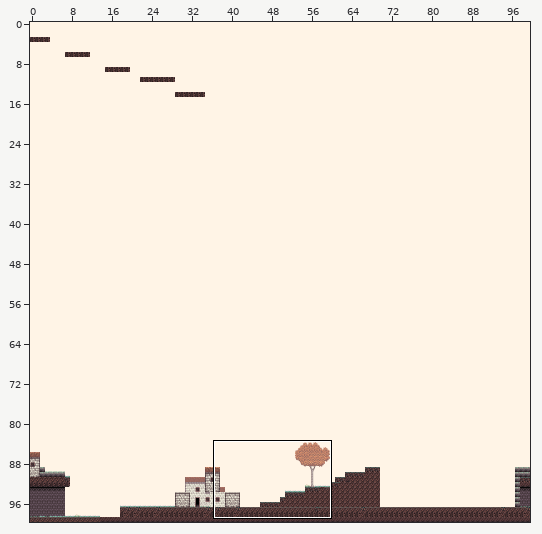
Two versions of a level (Tiled map, resources/level_bcs.tmx). The first picture is a wide view before the edit; the outline marks the close-up.
Close-up. As it was:
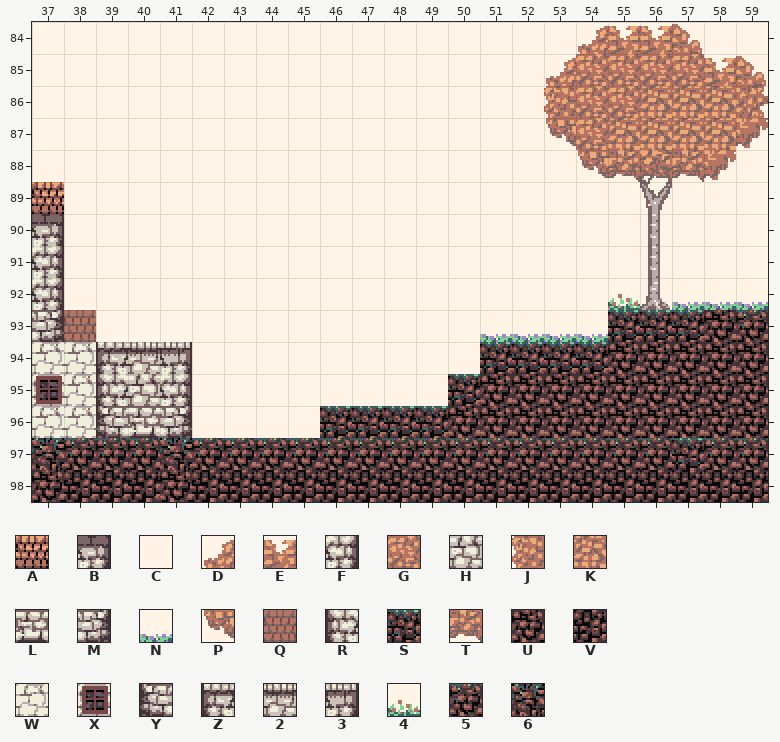
Cells are 32x32 px. Shown: x 37..59, y 84..98.
Key: from "tiles1": A 40, B 61, C 67, D 68, E 69, F 81, G 88, H 100, J 107, K 110, L 120, M 121, N 124, P 127, Q 136, R 139, S 140, T 149, U 160, V 161, W 176, X 177, Y 179, Z 193, 2 194, 3 195, 4 229, 5 251, 6 252.
_ is an empty cell.
Layer "Background" before, first column x 37:
84 CCCCCCCCCCCCCCCCCDE
85 CCCCCCCCCCCCCCCCDGG
86 CCCCCCCCCCCCCCCCJGG
87 CCCCCCCCCCCCCCCCPGK
88 CCCCCCCCCCCCCCCCCPT
89 ACCCCCCCCCCCCCCCCCC
90 BCCCCCCCCCCCCCCCCCC
91 FCCCCCCCCCCCCCCCCCC
92 FCCCCCCCCCCCCCCCCC4
93 MQCCCCCCCCCCCCNNNNS
94 WWZ23CCCCCCCCCSSSSU
95 XWRHFCCCCCCCCSUUUUU
96 WWYLMCCCCSSSSUUUUUU
97 6555655555555555555
98 UVVVUVVVVVVVVVVVVVV
Once edited:
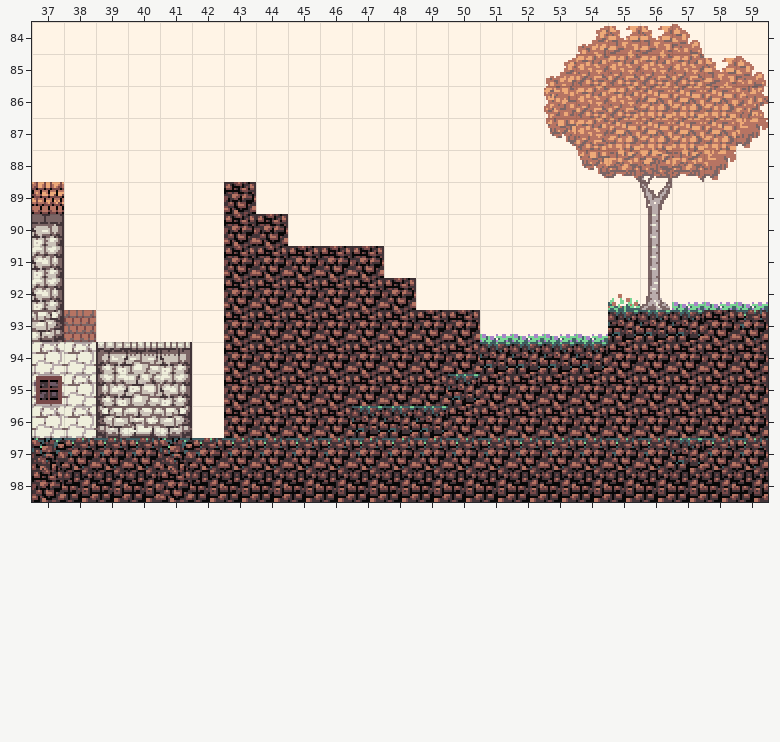
The exact change:
Changed rows in their new state; . is an unchanged cell.
Layer "Background":
first column x 43:
89 U.......
90 UU......
91 UUUUU...
92 UUUUUU..
93 UUUUUUUU
94 UUUUUUUU
95 UUUUUUU.
96 UUUU....
Pixel boxes of the changes (left, top, right, bottom) in both close-ups:
changed: (224, 182, 480, 438)
